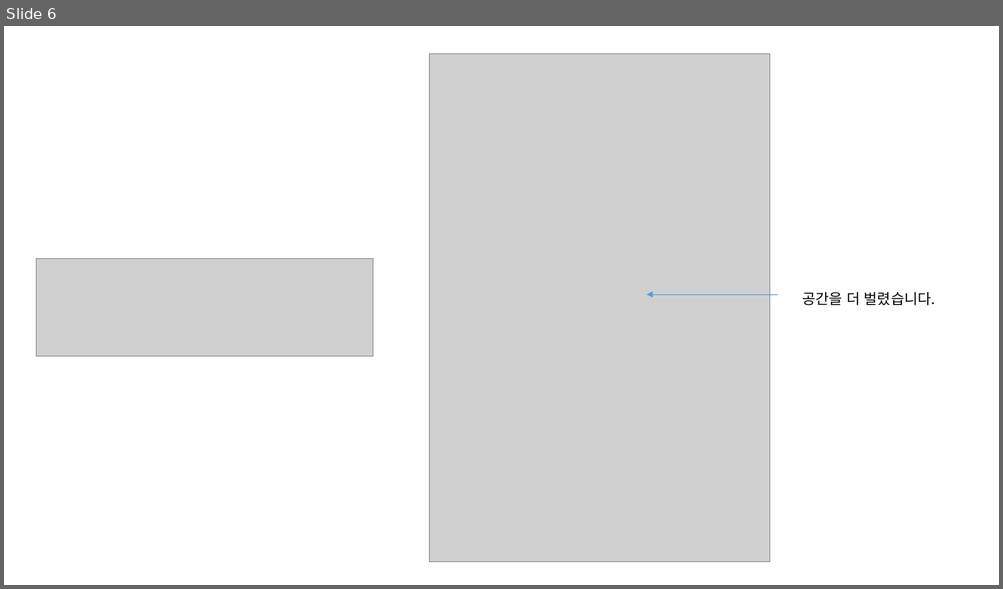
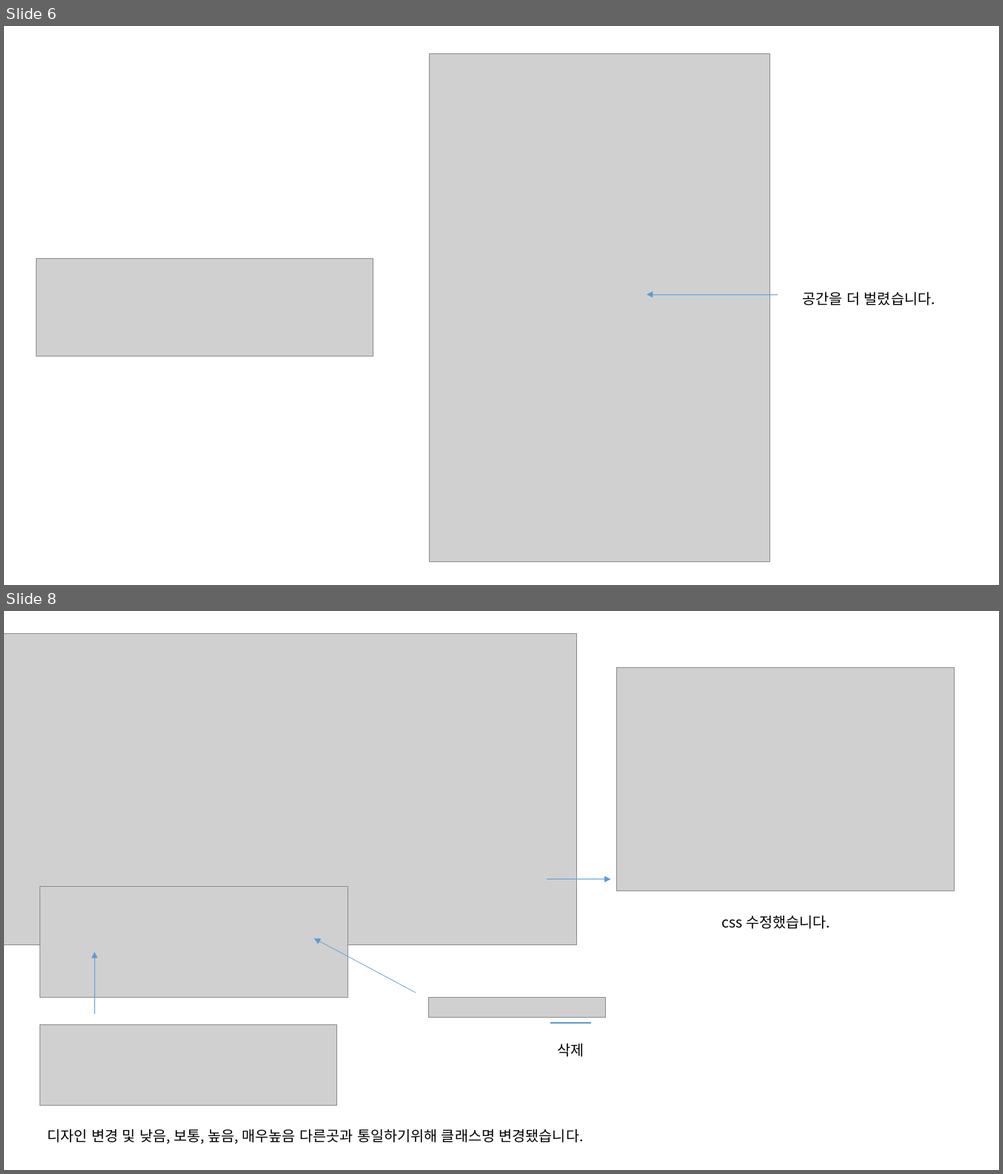
Before and after one commit to jeoungGyy/sejong, a slide deck: ppt/04-05.pptx. Shown one above the other, each under a label of ours: slide 6 before the commit, slides 6 and 8 after it; the slides between them are not shown. The pictures are 1003x589 and 1003x1174 pixels, drawn with LibreOffice and Linux fonts; fonts in the diff are those of the drawing; grey boxes stand for pictures. Boxes give left, top, right and bottom in pixels: in the first picture for what was removed or moved away, otherwise in the second. Text is boxed around its words. In the diff, an @@ line names an element or a change of style, - is before the commit and + after.

```diff
--- a/ppt/04-05.pptx
+++ b/ppt/04-05.pptx
@@ slide 8 added at [4,611,999,1170], background #FFFFFF @@
@@ picture added at [4,633,576,945] @@
@@ picture added at [617,668,955,891] @@
@@ picture added at [40,887,348,998] @@
@@ arrow added from (546, 880) to (611, 880), #5B9BD5 0.5 pt @@
@@ text added at [722,915,830,929], 14 pt, text #000000 @@
+css 수정했습니다.
@@ arrow added from (416, 993) to (314, 939), #5B9BD5 0.5 pt @@
@@ arrow added from (94, 1014) to (94, 952), #5B9BD5 0.5 pt @@
@@ picture added at [429,998,606,1019] @@
@@ picture added at [40,1025,337,1105] @@
@@ line added from (550, 1024) to (591, 1024), #5B9BD5 1.5 pt @@
@@ text added at [558,1043,584,1057], 14 pt, text #000000 @@
+삭제
@@ text added at [48,1129,583,1145], 14 pt, text #000000 @@
+디자인 변경 및 낮음, 보통, 높음, 매우높음 다른곳과 통일하기위해 클래스명 변경됐습니다.
```
Also in this commit, not shown: 6 other slides added, 4 other files.
